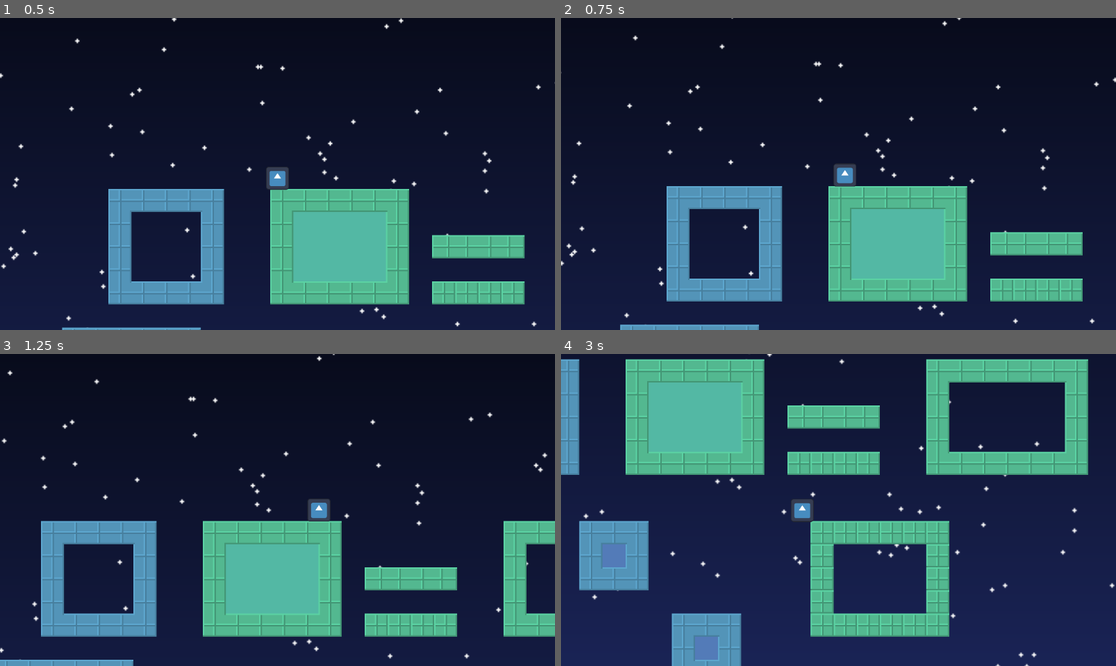
Above: before the commit, frames 1-4 (two rows, left to right).
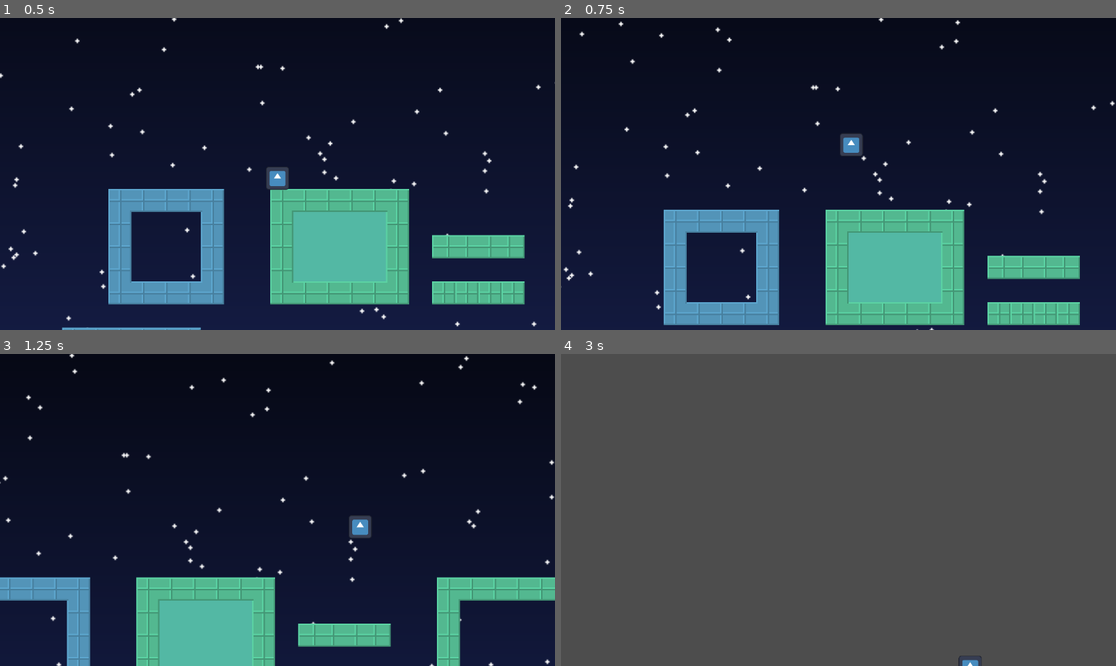
Above: after the commit, the same moments.

Repository: reneelias/Godot-2D-Platformer
Game: Godot game, scene res://main.tscn
Two runs of this game, one before a commit and one after it. Both use one fixed random seed, a clock stepped at 60 frames per second and the inputs below. The project has no main scene, so this scene is started directly. The engine's default icon, where the game draws it, is replaced by a stand-in: a white triangle on a blue panel in a dark square.
Inputs:
- Up to frame 1 (0.5 s): no input
- Up to frame 2 (0.75 s): hold D from 0.53 s (still down); hold Space from 0.53 s (still down)
- Up to frame 3 (1.25 s): keep holding D; keep holding Space
- Up to frame 4 (3 s): release Space at 1.28 s; tap Space at 1.35, 1.52, 1.82, 2.85 s; release D at 2.03 s; hold A 2.03-2.78 s; hold Space 2.03-2.78 s; hold D from 2.78 s (still down)

Frame 1 is identical in both runs. In frame 2, 18% of the frame differs, in the area x 0-100%, y 0-100%; in frame 3, 26%; in frame 4, 100%.

Commit message:
Add jump + friction on floor

Diff:
--- a/2d-platformer/CharacterController.gd
+++ b/2d-platformer/CharacterController.gd
@@ -1,7 +1,9 @@
 extends CharacterBody2D
 
-var gravityScale := 9.81
-var moveSpeed := 5.0
+@export var gravityScale := 9.81
+@export var moveSpeed := 5.0
+@export var jumpSpeed := 100
+@export var friction := .025
 
 func _physics_process(delta):
     velocity += Vector2(0, gravityScale)
@@ -10,5 +12,11 @@
         velocity -= Vector2(moveSpeed, 0)
     if Input.is_key_pressed(KEY_D):
         velocity += Vector2(moveSpeed, 0)
+    if Input.is_key_pressed(KEY_SPACE) and is_on_floor():
+        print("jumping")
+        velocity -= Vector2(0, jumpSpeed)
+
+    if is_on_floor():
+        velocity -= Vector2(velocity.x * friction, 0)
 
     move_and_slide()
--- a/2d-platformer/main.tscn
+++ b/2d-platformer/main.tscn
@@ -210,17 +210,20 @@
 tile_map_data = PackedByteArray("AAAFAAEAAAAAAAQAAAAFAAUAAAAAAAQAAAAGAAEAAAAAAAQAAAAGAAUAAAAAAAQAAAAHAAEAAAAAAAQAAAAHAA …(2256 unchanged characters)…
 tile_set = SubResource("TileSet_h2yge")
 
-[node name="CharacterBody2D" type="CharacterBody2D" parent="."]
+[node name="Player" type="CharacterBody2D" parent="."]
 position = Vector2(-59, -121)
 script = ExtResource("2_h2yge")
-
-[node name="CollisionShape2D" type="CollisionShape2D" parent="CharacterBody2D"]
+moveSpeed = 10.0
+jumpSpeed = 250
+friction = 0.075
+
+[node name="CollisionShape2D" type="CollisionShape2D" parent="Player"]
 shape = SubResource("RectangleShape2D_0xm2m")
 
-[node name="Sprite2D" type="Sprite2D" parent="CharacterBody2D"]
+[node name="Sprite2D" type="Sprite2D" parent="Player"]
 scale = Vector2(0.125, 0.125)
 texture = ExtResource("2_0xm2m")
 
-[node name="Camera2D" type="Camera2D" parent="CharacterBody2D"]
+[node name="Camera2D" type="Camera2D" parent="Player"]
 zoom = Vector2(3, 3)
 position_smoothing_enabled = true
